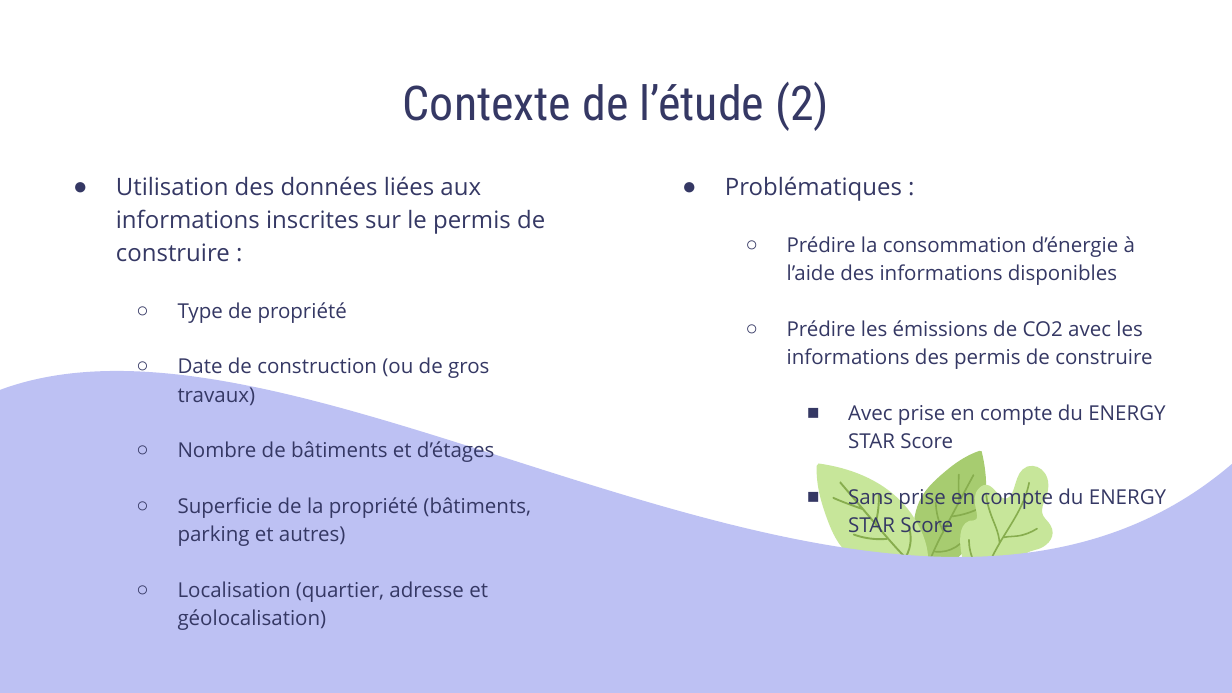
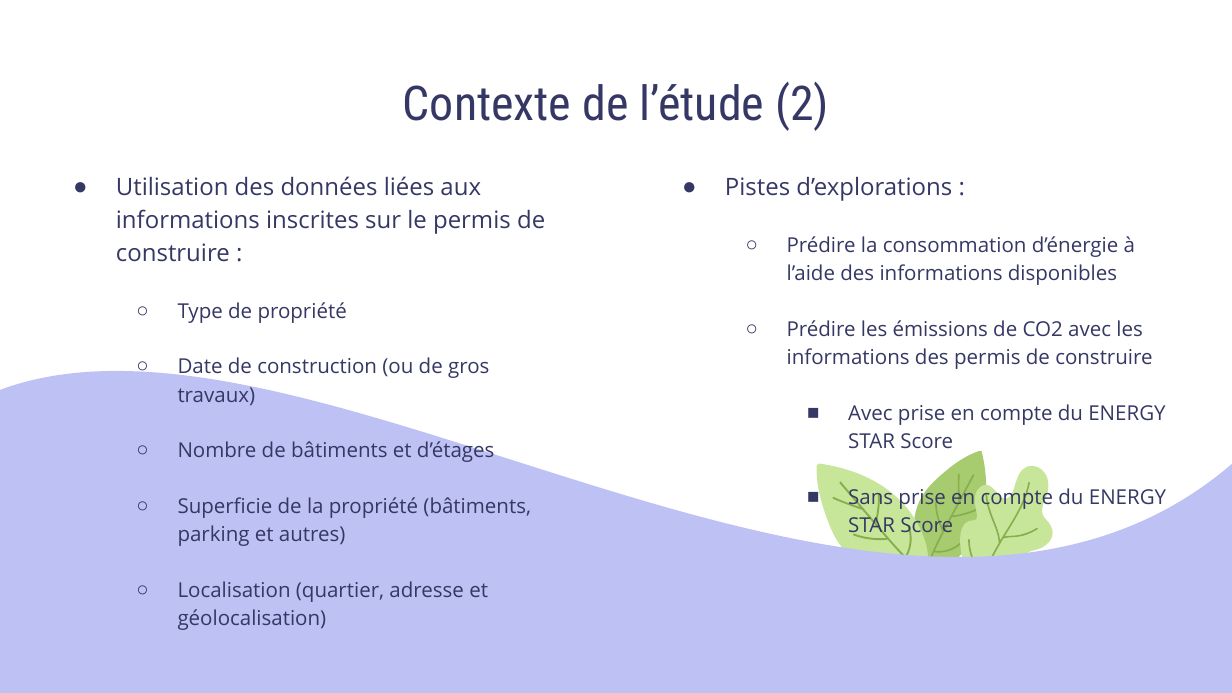
Before and after one commit to Sylvariane/Anticipez_les_besoins_en_electricite, a slide deck: slide 5 of Pélec_03_presentation.pptx. Drawn at 1232x693 pixels with LibreOffice and Linux fonts; fonts in the diff are those of the drawing. Boxes give left, top, right and bottom in pixels: in the first picture for what was removed or moved away, otherwise in the second. Text is boxed around its words. In the diff, an @@ line names an element or a change of style, - is before the commit and + after.

```diff
--- a/Pélec_03_presentation.pptx
+++ b/Pélec_03_presentation.pptx
@@ text at [725, 176, 952, 201]: text changed @@
-● Problématiques :
+● Pistes d’explorations :
```
Also in this commit, not shown: 12 other slides changed, 7 slides added, 1 slide removed, 2 other files.
